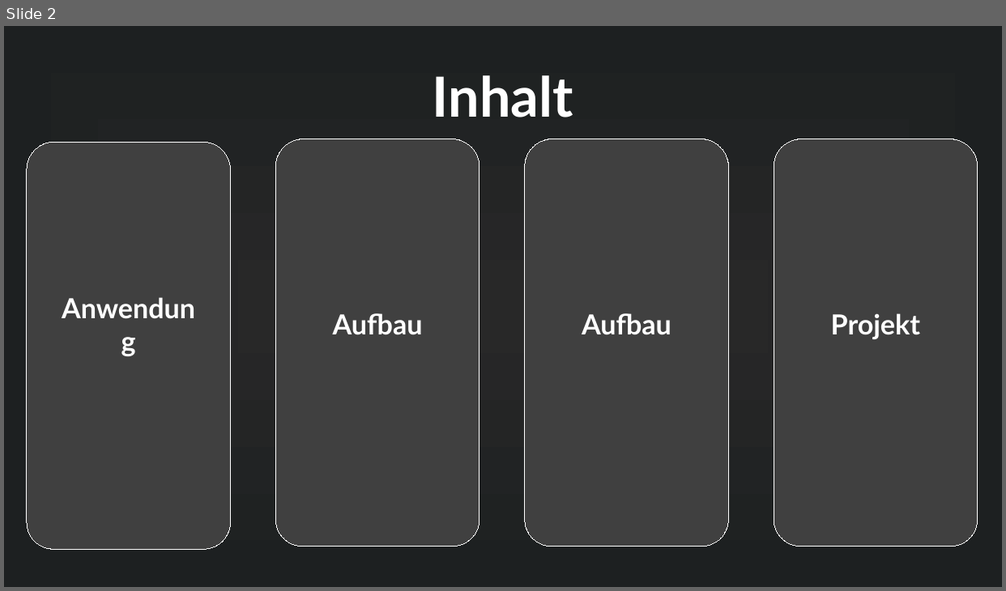
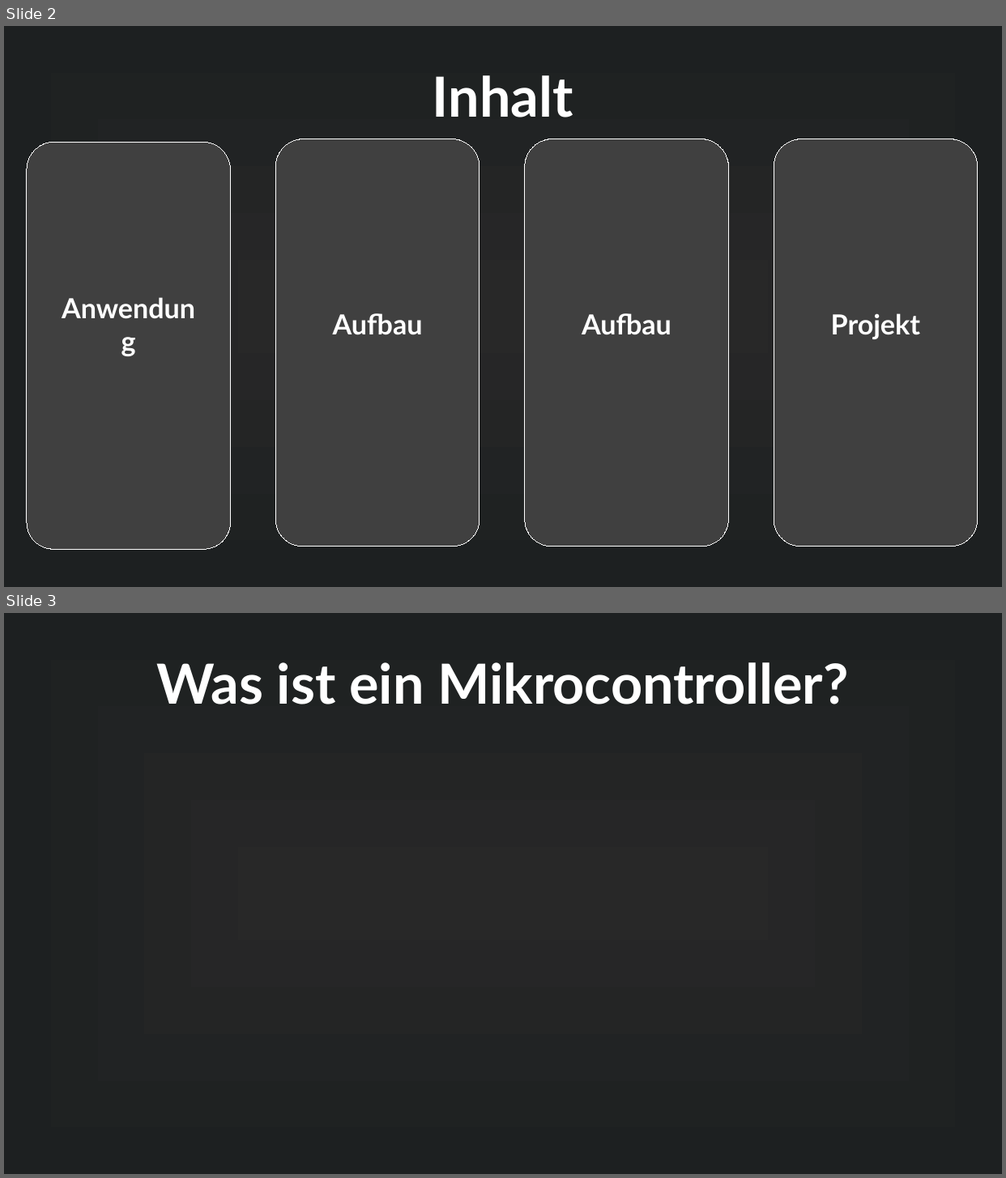
Before and after one commit to MuffinKran24/IMP_GFS, a slide deck: Microcontroller_GFS.odp. Shown one above the other, each under a label of ours: slide 2 before the commit, slides 2 and 3 after it. The pictures are 1006x591 and 1006x1178 pixels, drawn with LibreOffice and Linux fonts; fonts in the diff are those of the drawing. Boxes give left, top, right and bottom in pixels: in the first picture for what was removed or moved away, otherwise in the second. Text is boxed around its words. In the diff, an @@ line names an element or a change of style, - is before the commit and + after.

```diff
--- a/Microcontroller_GFS.odp
+++ b/Microcontroller_GFS.odp
@@ slide 3 added at (4, 613, 1002, 1174), background gradient #282828 to #1D2021 @@
@@ title added at (156, 662, 849, 705), 44 pt, text #FFFFFF, bold @@
+Was ist ein Mikrocontroller?
```
Also in this commit, not shown: 1 other slide added, 1 slide removed, 7 other files.
